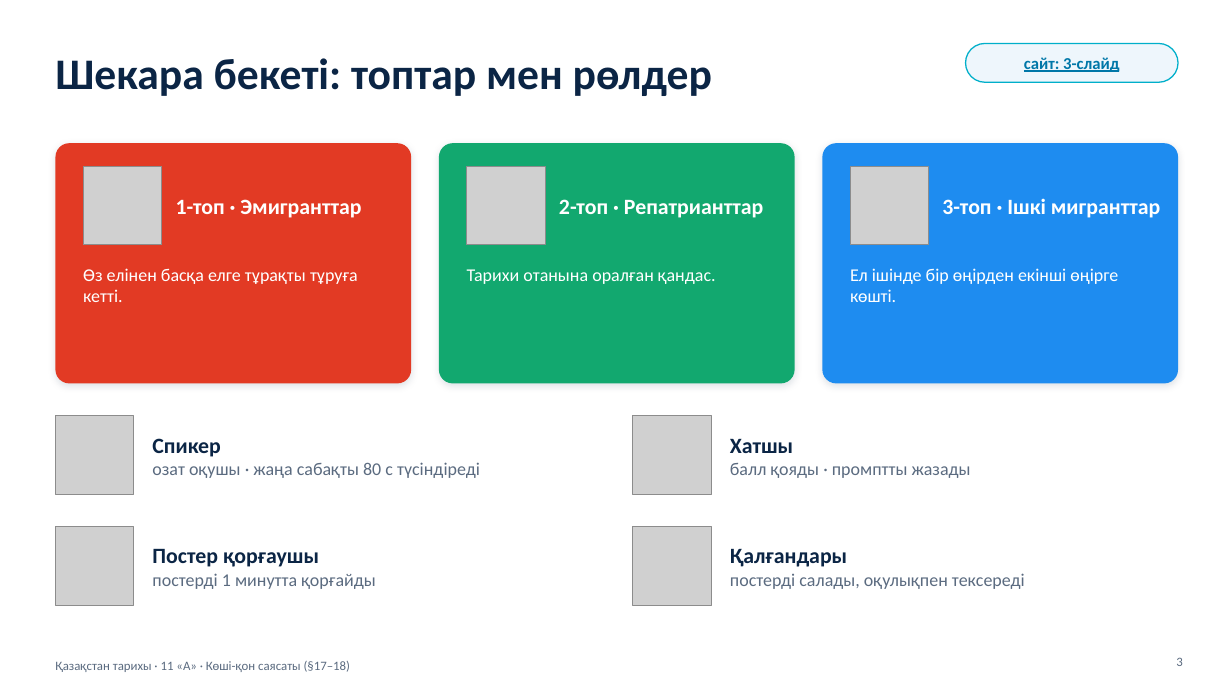
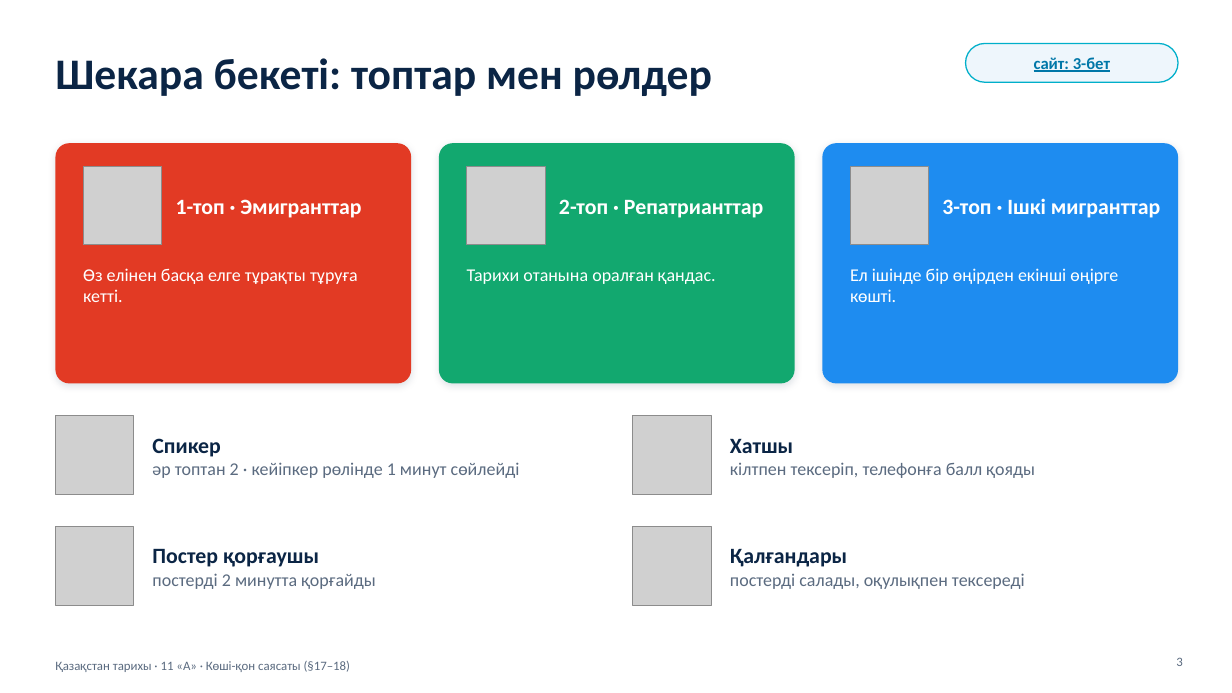
Before and after one commit to makpalkubantova-arch/koshkonkznatfrikh, a slide deck: slide 3 of materialdar/2-Prezentaciya-Koshi-qon-sayasaty.pptx. Drawn at 1232x693 pixels with LibreOffice and Linux fonts; fonts in the diff are those of the drawing; grey boxes stand for pictures. Boxes give left, top, right and bottom in pixels: in the first picture for what was removed or moved away, otherwise in the second. Text is boxed around its words. In the diff, an @@ line names an element or a change of style, - is before the commit and + after.

```diff
--- a/materialdar/2-Prezentaciya-Koshi-qon-sayasaty.pptx
+++ b/materialdar/2-Prezentaciya-Koshi-qon-sayasaty.pptx
@@ text in rounded rectangle at bbox=[1034, 57, 1110, 72]: text changed @@
-сайт: 3-слайд
+сайт: 3-бет
@@ text at bbox=[152, 462, 520, 478]: text changed @@
-озат оқушы · жаңа сабақты 80 с түсіндіреді
+әр топтан 2 · кейіпкер рөлінде 1 минут сөйлейді
@@ text at bbox=[730, 462, 1035, 478]: text changed @@
-балл қояды · промптты жазады
+кілтпен тексеріп, телефонға балл қояды
@@ text at bbox=[152, 573, 376, 589]: text changed @@
-постерді 1 минутта қорғайды
+постерді 2 минутта қорғайды
```
Also in this commit, not shown: 9 other slides changed, 3 slides added, 6 slides removed, 23 other files.
